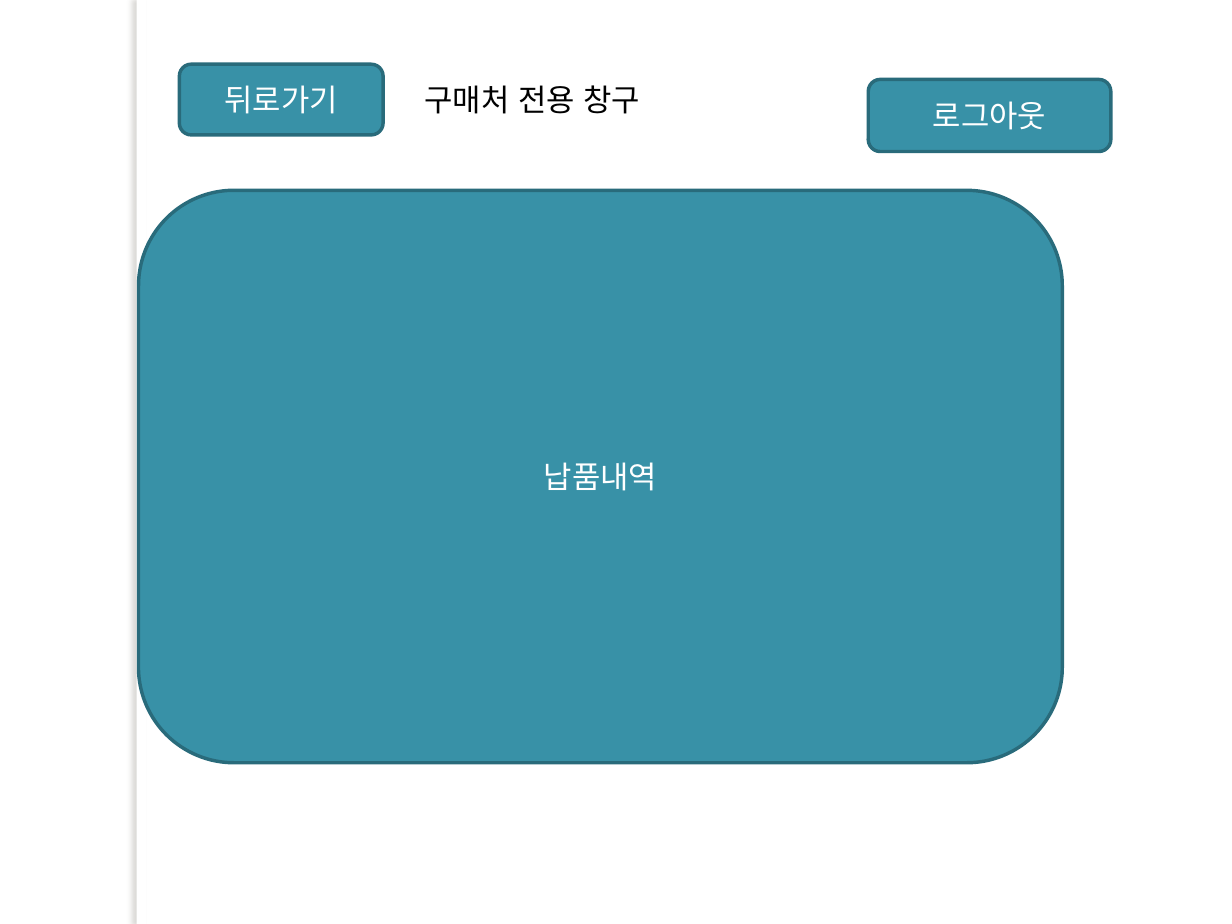
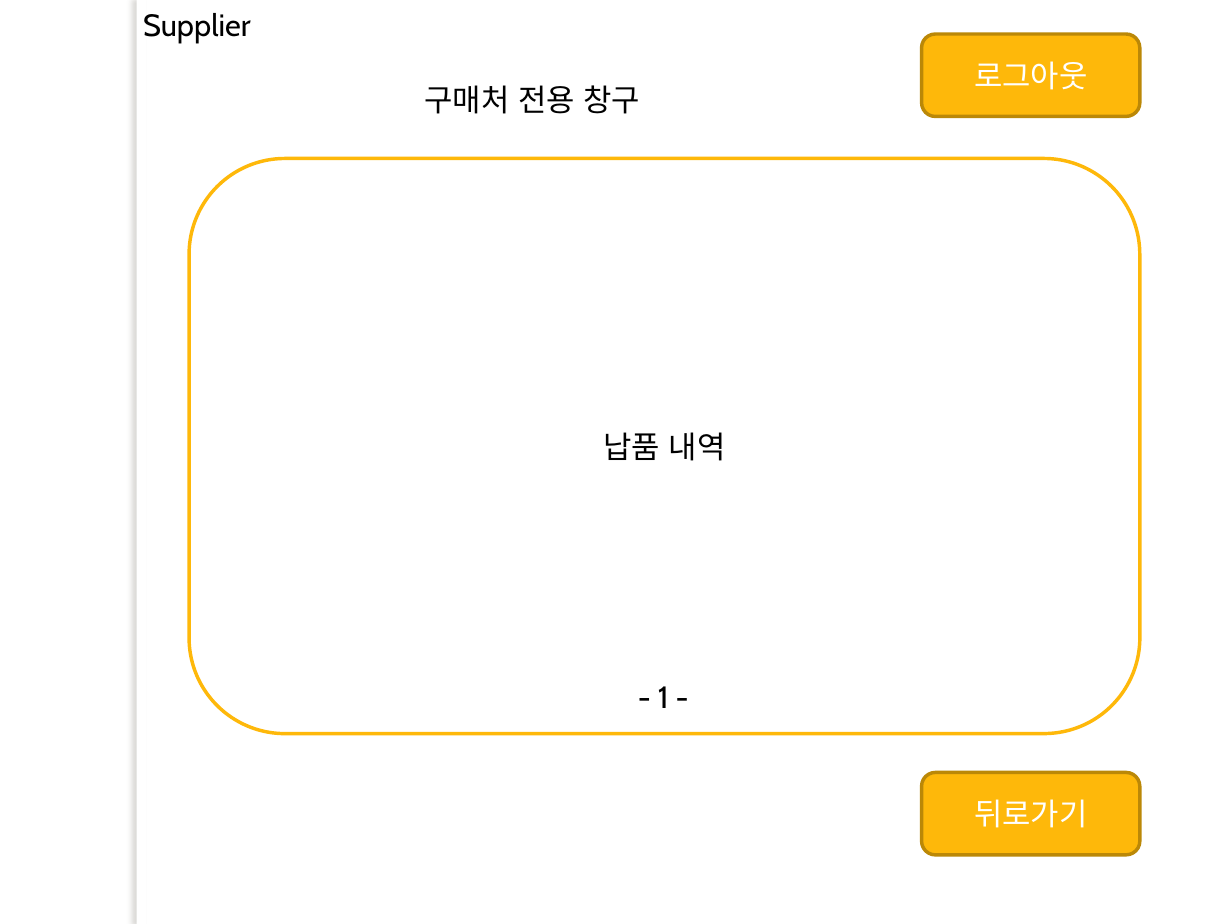
Before and after one commit to lx9203/fulfillmentBlue, a slide deck: slide 12 of 프레젠테이션1.pptx (slide 13 before the commit). Drawn at 1232x924 pixels with LibreOffice and Linux fonts; fonts in the diff are those of the drawing; background and template pictures are left out. Boxes give left, top, right and bottom in pixels: in the first picture for what was removed or moved away, otherwise in the second. Text is boxed around its words. In the diff, an @@ line names an element or a change of style, - is before the commit and + after.

```diff
--- a/프레젠테이션1.pptx
+++ b/프레젠테이션1.pptx
@@ text added at (x1=143, y1=13, x2=251, y2=43), 18 pt, text #000000 @@
+Supplier
@@ rounded rectangle "로그아웃" resized from (x1=869, y1=79, x2=1111, y2=152) to (x1=922, y1=34, x2=1140, y2=117) @@
@@ rounded rectangle "로그아웃" at (x1=922, y1=34, x2=1140, y2=117): fill #3891A7 to #FEB80A; outline #296B7C 2 pt to #BC8807 2 pt @@
@@ rounded rectangle "납품 내역" resized from (x1=138, y1=191, x2=1062, y2=764) to (x1=190, y1=159, x2=1141, y2=734) @@
@@ rounded rectangle "납품 내역" at (x1=190, y1=159, x2=1141, y2=734): fill #3891A7 to none; outline #296B7C 2 pt to #FEB80A 2 pt @@
@@ text in rounded rectangle at (x1=603, y1=432, x2=726, y2=461): text changed; text colour #FFFFFF to #000000 @@
-납품내역
+납품 내역
@@ text added at (x1=658, y1=686, x2=669, y2=708), 18 pt, text #000000 @@
+- 1 -
@@ rounded rectangle "뒤로가기" at (x1=922, y1=772, x2=1140, y2=855): fill #3891A7 to #FEB80A; outline #296B7C 2 pt to #BC8807 2 pt @@
@@ rounded rectangle "뒤로가기" resized from (x1=180, y1=64, x2=383, y2=134) to (x1=922, y1=772, x2=1140, y2=855) @@
```
Also in this commit, not shown: 9 other slides changed, 1 slide added, 2 slides removed.
